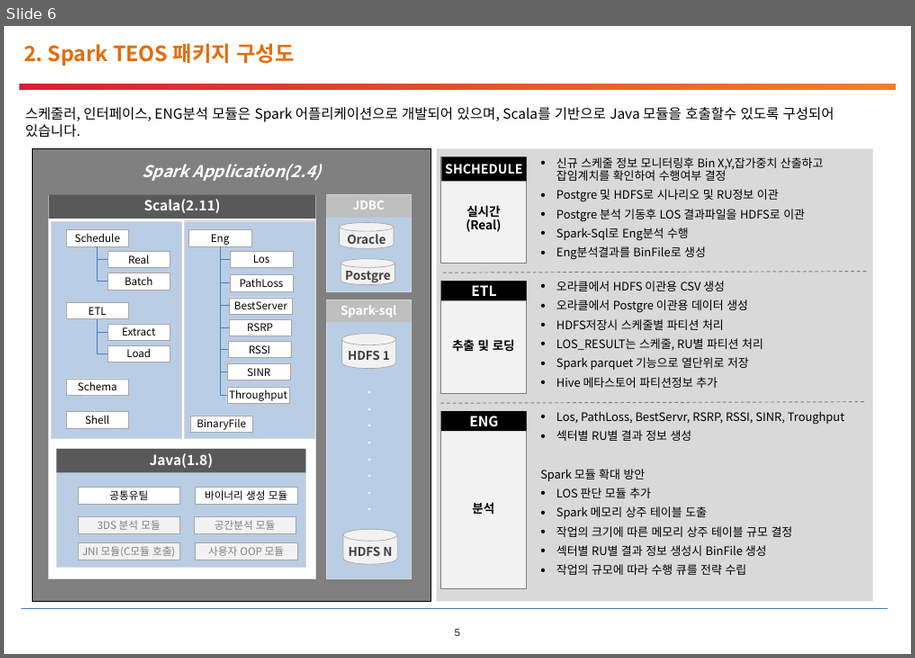
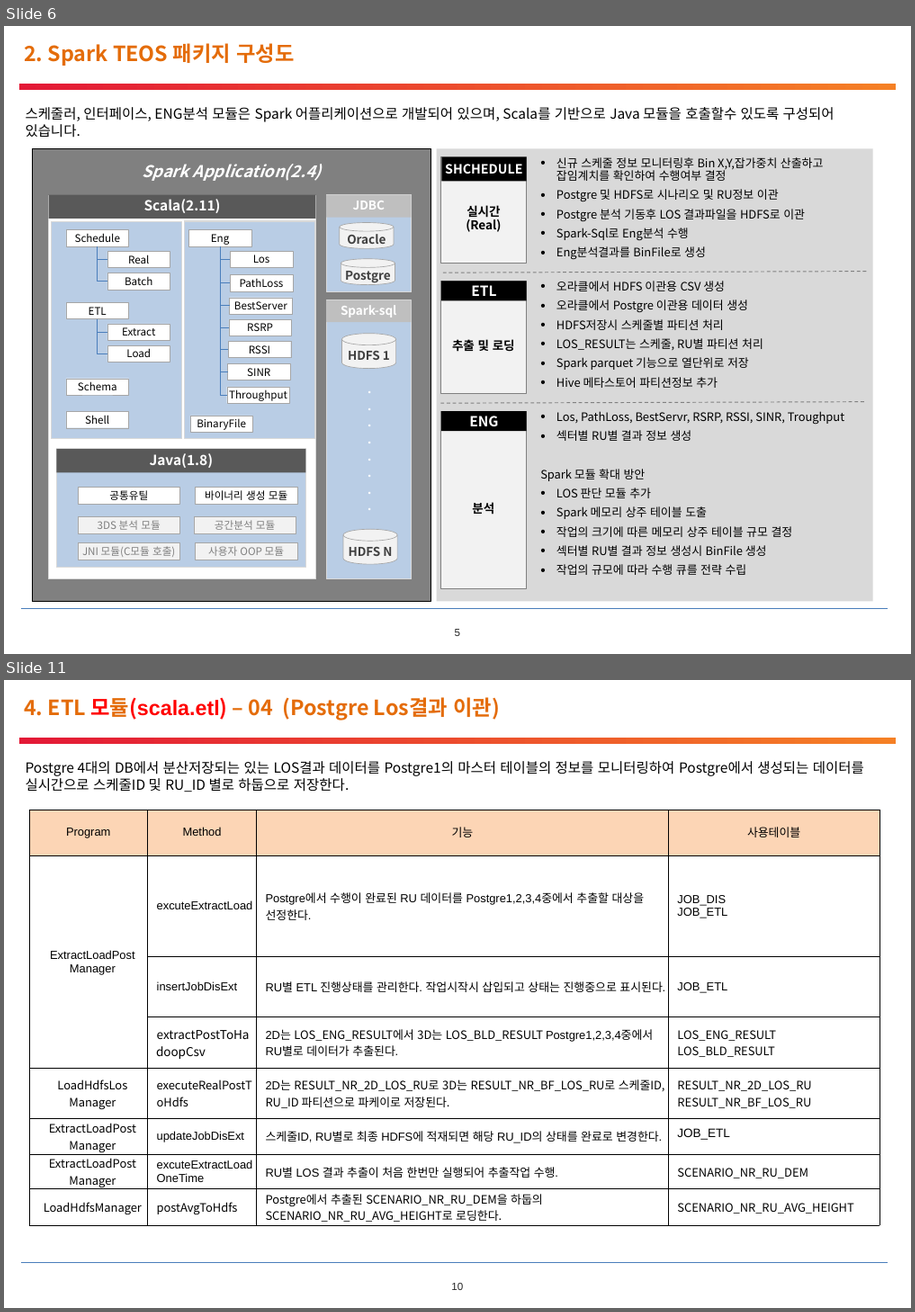
Before and after one commit to pmosoft/spark_scala, a slide deck: eos/06.산출물/TEOSPI-Spark 스케줄러 운영자 매뉴얼.pptx. Shown one above the other, each under a label of ours: slide 6 before the commit, slides 6 and 11 after it; the slides between them are not shown. The pictures are 915x658 and 915x1312 pixels, drawn with LibreOffice and Linux fonts; fonts in the diff are those of the drawing; background and template pictures are left out. Boxes give left, top, right and bottom in pixels: in the first picture for what was removed or moved away, otherwise in the second. Text is boxed around its words. In the diff, an @@ line names an element or a change of style, - is before the commit and + after.

```diff
--- a/eos/06.산출물/TEOSPI-Spark 스케줄러 운영자 매뉴얼.pptx
+++ b/eos/06.산출물/TEOSPI-Spark 스케줄러 운영자 매뉴얼.pptx
@@ slide 11 added at (4,680,911,1308), background #FFFFFF; not listed: 3 template elements that a slide beside it also shows @@
@@ text added at (24,697,500,720), 18 pt, text #E46C0A, bold @@
+4. ETL 모듈(scala.etl) – 04 (Postgre Los결과 이관)
@@ text added at (26,761,864,792), 12 pt, text #000000 @@
+Postgre 4대의 DB에서 분산저장되는 있는 LOS결과 데이터를 Postgre1의 마스터 테이블의 정보를 모니터링하여 Postgre에서 생성되는 데이터를 실시간으로 스케줄ID 및 RU_ID 별로 하둡으로 저장한다.
@@ table added at (29,810,881,1225), 8 rows, 4 columns @@
+Program | Method | 기능 | 사용테이블
+ExtractLoadPost / Manager | excuteExtractLoad | Postgre에서 수행이 완료된 RU 데이터를 Postgre1,2,3,4중에서 추출할 대상을 선정한다. | JOB_DIS / JOB_ETL
+ | insertJobDisExt | RU별 ETL 진행상태를 관리한다. 작업시작시 삽입되고 상태는 진행중으로 표시된다. | JOB_ETL
+ | extractPostToHadoopCsv | 2D는 LOS_ENG_RESULT에서 3D는 LOS_BLD_RESULT Postgre1,2,3,4중에서 RU별로 데이터가 추출된다. | LOS_ENG_RESULT / LOS_BLD_RESULT
+LoadHdfsLos / Manager | executeRealPostToHdfs | 2D는 RESULT_NR_2D_LOS_RU로 3D는 RESULT_NR_BF_LOS_RU로 스케줄ID, RU_ID 파티션으로 파케이로 저장된다. | RESULT_NR_2D_LOS_RU / RESULT_NR_BF_LOS_RU
+ExtractLoadPost / Manager | updateJobDisExt | 스케줄ID, RU별로 최종 HDFS에 적재되면 해당 RU_ID의 상태를 완료로 변경한다. | JOB_ETL
+ExtractLoadPost / Manager | excuteExtractLoadOneTime | RU별 LOS 결과 추출이 처음 한번만 실행되어 추출작업 수행. | SCENARIO_NR_RU_DEM
+LoadHdfsManager | postAvgToHdfs | Postgre에서 추출된 SCENARIO_NR_RU_DEM을 하둡의 SCENARIO_NR_RU_AVG_HEIGHT로 로딩한다. | SCENARIO_NR_RU_AVG_HEIGHT
```
Also in this commit, not shown: 2 slides changed, 11 other slides added, 1 slide removed.
